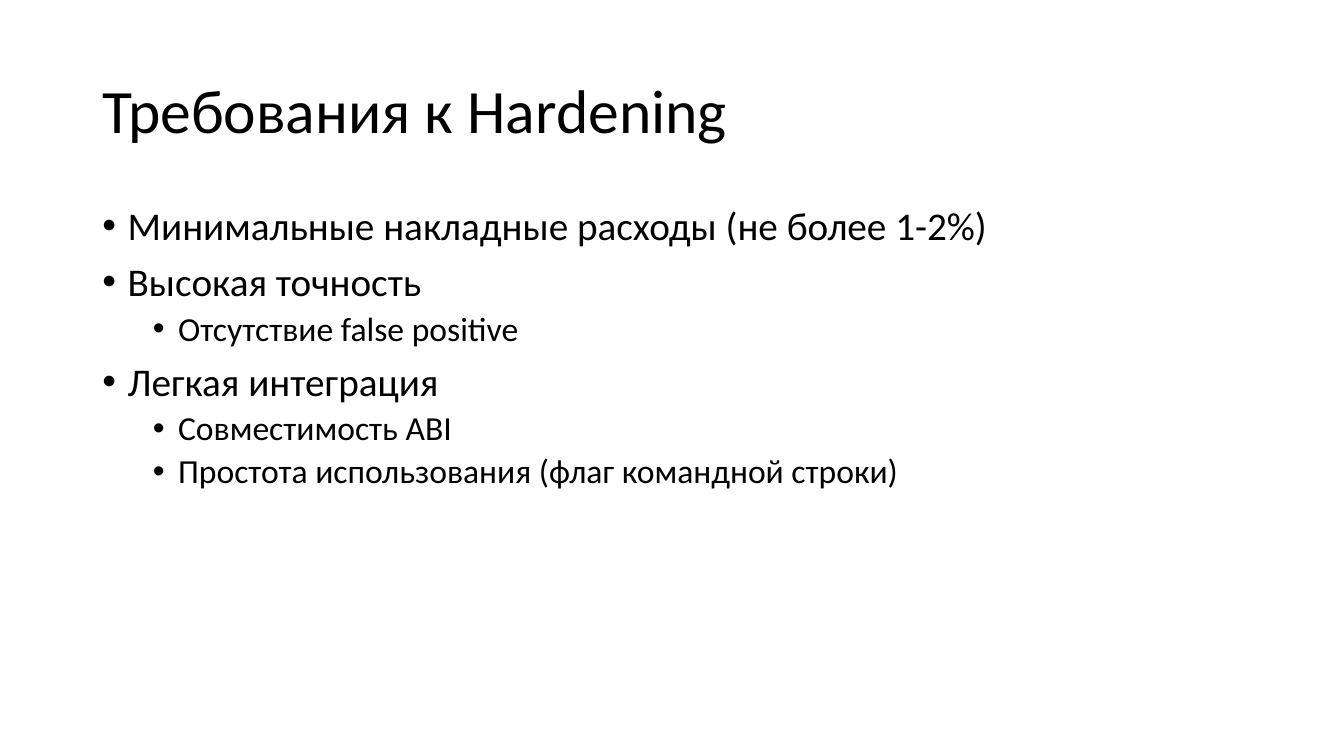
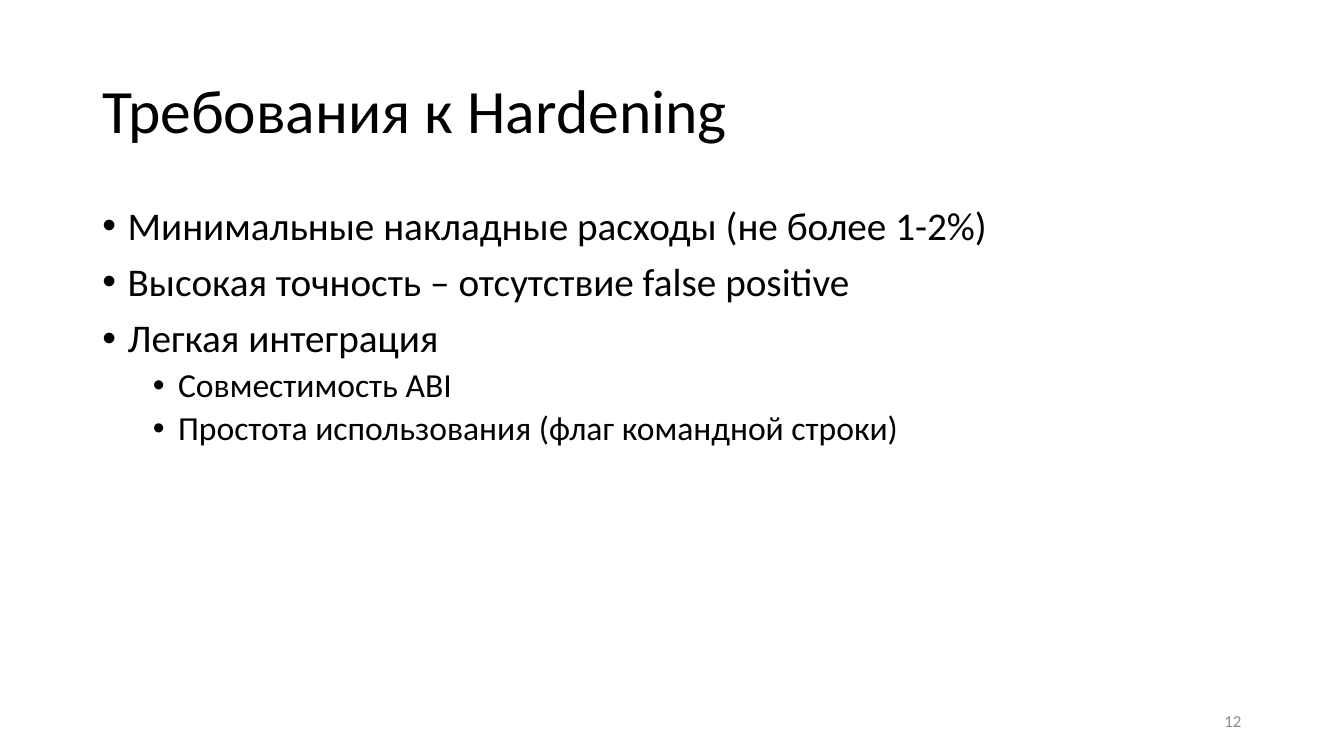
Before and after one commit to yugr/slides, a slide deck: slide 12 of CppZeroCost/2025/Rusyaev/hardening_v1.pptx. Drawn at 1344x756 pixels with LibreOffice and Linux fonts; fonts in the diff are those of the drawing. Boxes give left, top, right and bottom in pixels: in the first picture for what was removed or moved away, otherwise in the second. Text is boxed around its words. In the diff, an @@ line names an element or a change of style, - is before the commit and + after.

```diff
--- a/CppZeroCost/2025/Rusyaev/hardening_v1.pptx
+++ b/CppZeroCost/2025/Rusyaev/hardening_v1.pptx
@@ text at (128, 268, 849, 303): text changed; size 24 to 28 pt @@
-• Высокая точность
-  • Отсутствие false positive
+• Высокая точность – отсутствие false positive
@@ page number added at (1224, 716, 1241, 727), 12 pt, text #8C8C8C @@
+12
```
Also in this commit, not shown: 27 other slides changed, 2 slides added, 1 other file.
